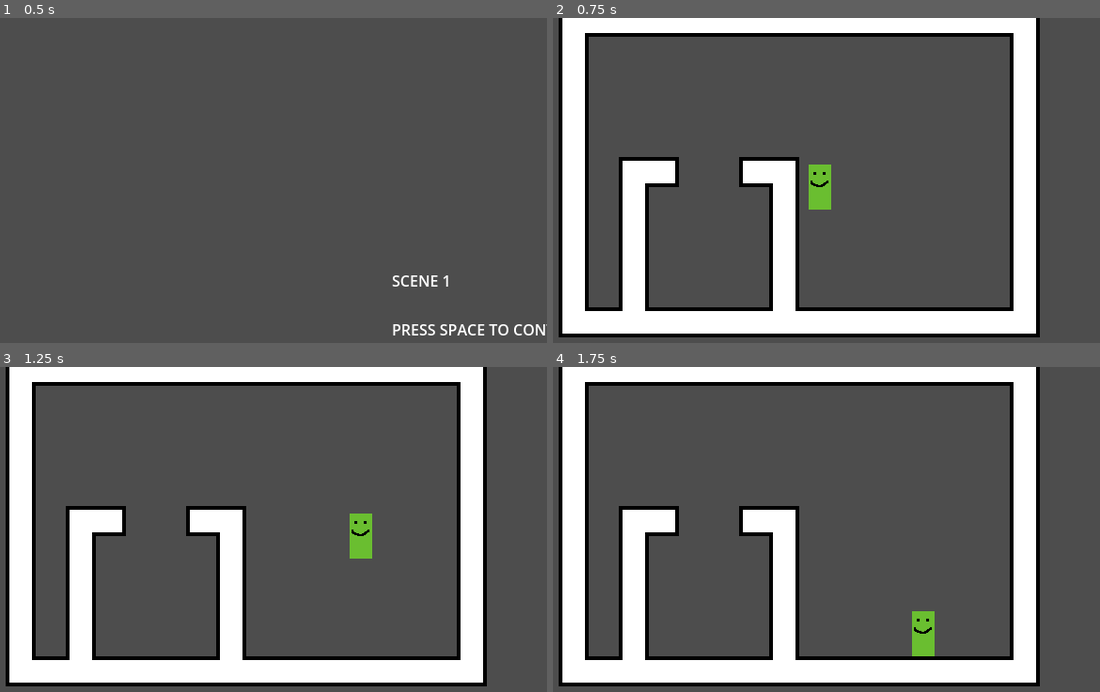
Above: before the commit, frames 1-4 (two rows, left to right).
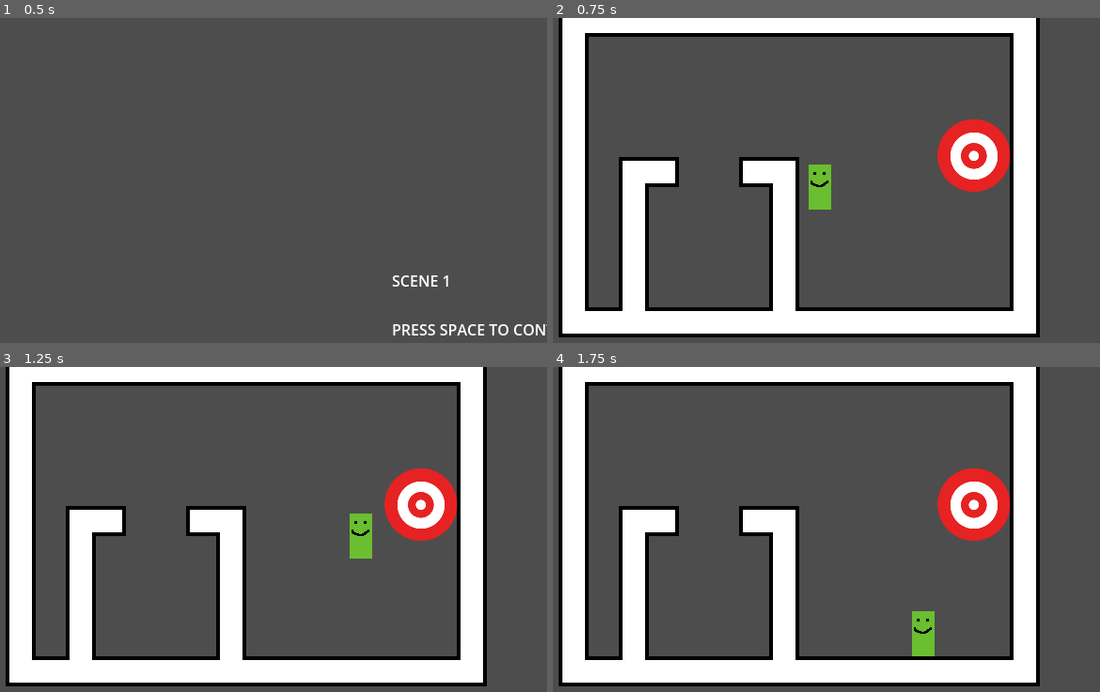
Above: after the commit, the same moments.

Repository: HuskyGameDev/2025f-team5
Game: Godot game, scene res://Game/main.tscn
The game is run twice, just before and just after one commit, with the same random seed, the same clock (stepped at 60 frames per second) and the same inputs.
Inputs (mouse positions are in pixels of both pictures, inside the frame that each line leads up to):
- Up to frame 1 (0.5 s): no input
- Up to frame 2 (0.75 s): tap Space (Dash) at 0.5 s; move the mouse to (930, 170) at 0.52 s; hold D (Right) from 0.53 s (still down); hold Space (Dash) from 0.53 s (still down)
- Up to frame 3 (1.25 s): keep holding D (Right); keep holding Space (Dash)
- Up to frame 4 (1.75 s): move the mouse to (678, 552) at 1.27 s; release D (Right) at 1.28 s; release Space (Dash) at 1.28 s; hold S (Down) from 1.28 s (still down); tap Space (Dash) at 1.35 s

Frame 1 is identical in both runs. In frame 2, 2.4% of the frame differs, in the area x 70-84%, y 31-54%; in frame 3, 2.4%; in frame 4, 2.4%.

Commit message:
feat: Bullets damage enemies

Diff:
--- a/Game/enemy_base.gd
+++ b/Game/enemy_base.gd
@@ -1,4 +1,4 @@
-extends CharacterBody2D
+class_name EnemyBase extends CharacterBody2D
 	#Used to load enemy instances
 const enemy_scene: PackedScene = preload("res://Game/enemy_base.tscn")
 
--- a/Game/test_room.tscn
+++ b/Game/test_room.tscn
@@ -1,7 +1,8 @@
-[gd_scene load_steps=5 format=4 uid="uid://6iqnes5siuqi"]
+[gd_scene load_steps=6 format=4 uid="uid://6iqnes5siuqi"]
 
 [ext_resource type="PackedScene" uid="uid://bvci6mdchm5bw" path="res://Game/player.tscn" id="2_ibluu"]
 [ext_resource type="Texture2D" uid="uid://biyrkg4gtuk46" path="res://Art/WallTileSet.png" id="2_lva1o"]
+[ext_resource type="PackedScene" uid="uid://dgmn57pfu3n8b" path="res://Game/enemy_base.tscn" id="3_lva1o"]
 
 [sub_resource type="TileSetAtlasSource" id="TileSetAtlasSource_wgkw7"]
 texture = ExtResource("2_lva1o")
@@ -368,3 +369,6 @@
 tile_set = SubResource("TileSet_muvul")
 
 [node name="Player" parent="." instance=ExtResource("2_ibluu")]
+
+[node name="EnemyBase" parent="." instance=ExtResource("3_lva1o")]
+position = Vector2(186, -33)
--- a/Scripts/bullet.gd
+++ b/Scripts/bullet.gd
@@ -32,6 +32,9 @@
 
 
 func _on_body_entered(body) -> void:
+	if body is EnemyBase:
+		body.hit(damage)
+
 	queue_free()
 
 
